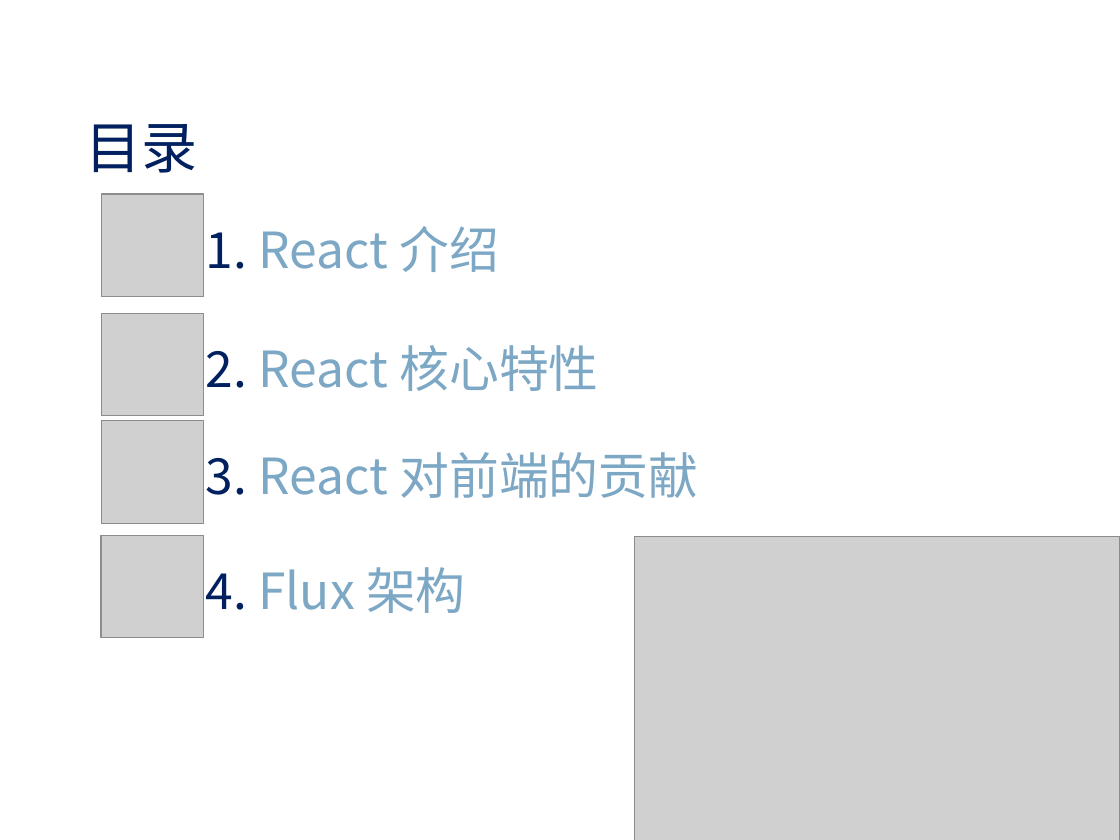
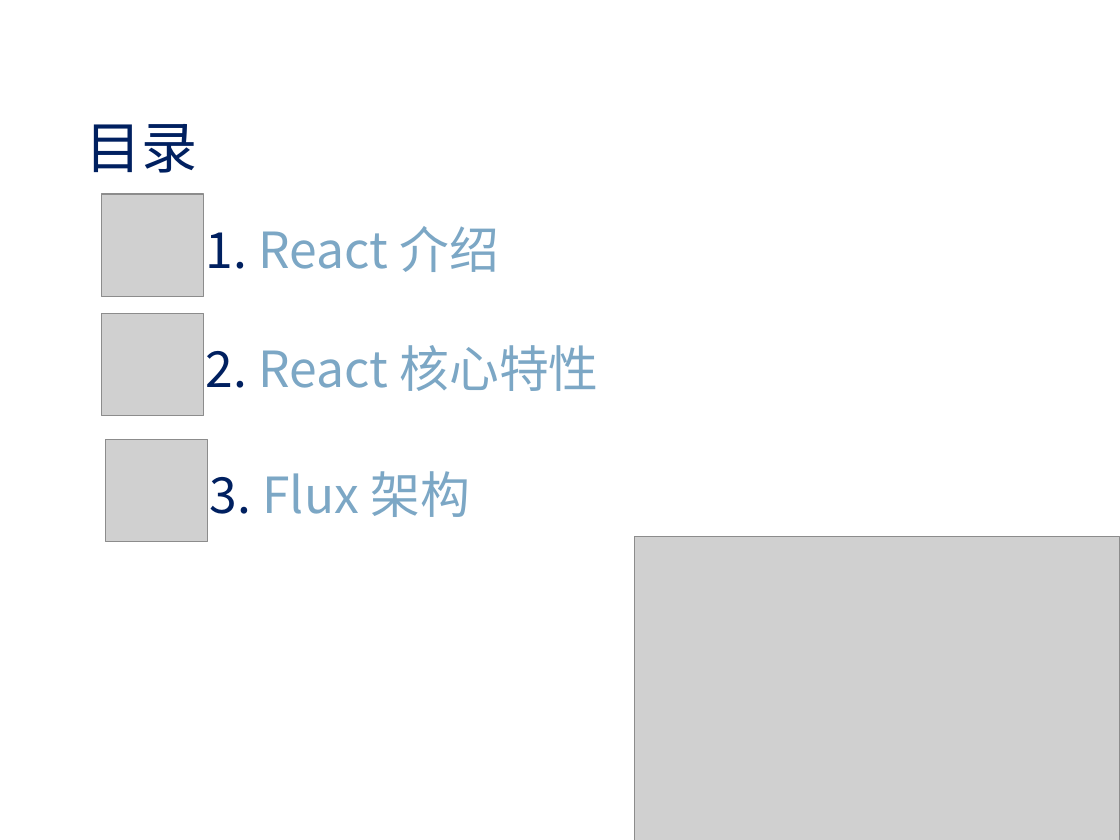
Before and after one commit to m544498510/may-web-app, a slide deck: slide 2 of new_doc/react share.pptx. Drawn at 1120x840 pixels with LibreOffice and Linux fonts; fonts in the diff are those of the drawing; grey boxes stand for pictures. Boxes give left, top, right and bottom in pixels: in the first picture for what was removed or moved away, otherwise in the second. Text is boxed around its words. In the diff, an @@ line names an element or a change of style, - is before the commit and + after.

```diff
--- a/new_doc/react share.pptx
+++ b/new_doc/react share.pptx
@@ picture removed at <box>102,421,205,524</box> @@
@@ picture: place and size @@
-picture at <box>101,535,204,638</box>
+picture at <box>105,439,208,542</box>
@@ text removed at <box>206,452,698,498</box> @@
-3. React 对前端的贡献
@@ text at <box>210,471,470,517</box>: text changed @@
-4. Flux 架构
+3. Flux 架构
```
Also in this commit, not shown: 8 other slides changed, 6 slides added.
